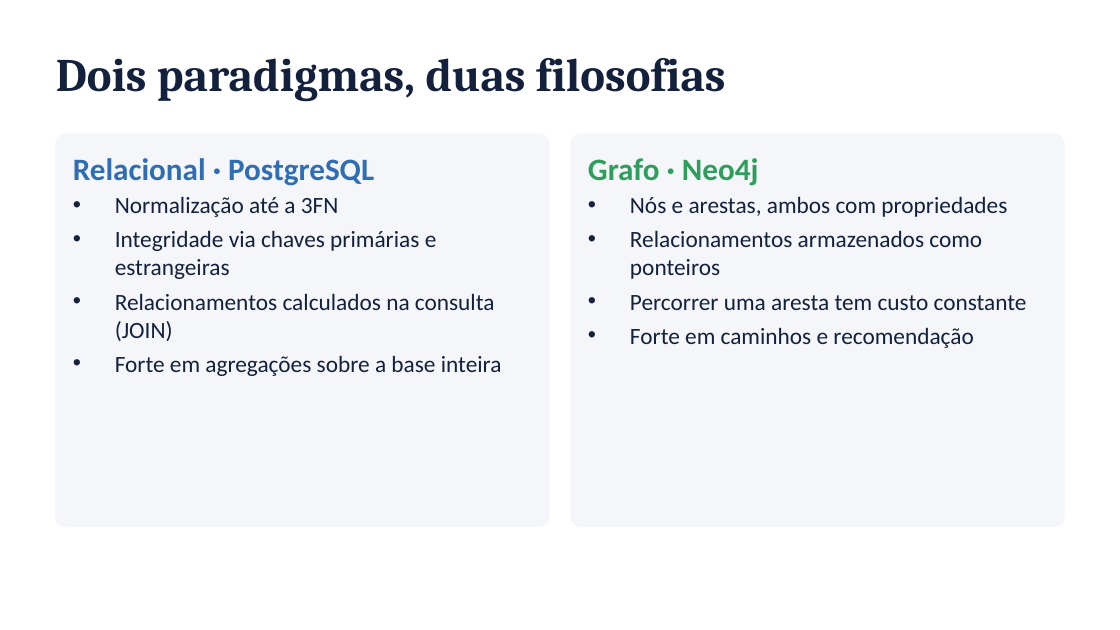
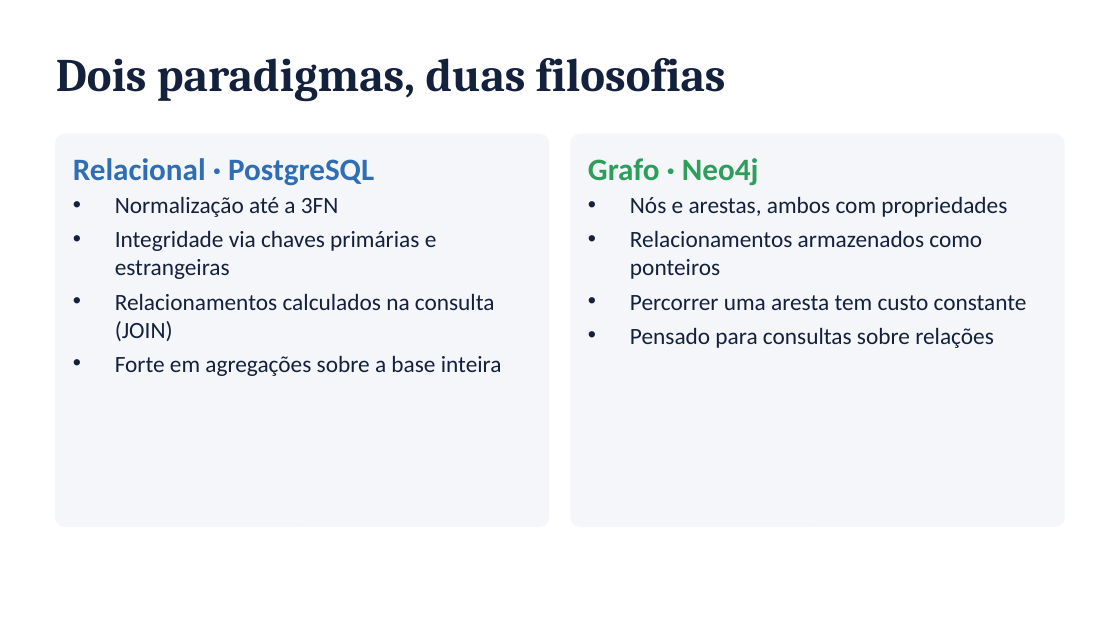
Before and after one commit to FineiasAntonio/BancoDeDados, a slide deck: slide 3 of docs/apresentacao.pptx. Drawn at 1120x630 pixels with LibreOffice and Linux fonts; fonts in the diff are those of the drawing. Boxes give left, top, right and bottom in pixels: in the first picture for what was removed or moved away, otherwise in the second. Text is boxed around its words. In the diff, an @@ line names an element or a change of style, - is before the commit and + after.

```diff
--- a/docs/apresentacao.pptx
+++ b/docs/apresentacao.pptx
@@ text at (630,327,994,348): text changed @@
-• Forte em caminhos e recomendação
+• Pensado para consultas sobre relações
```
Also in this commit, not shown: 4 other slides changed, 1 slide added, 2 slides removed, 6 other files.
